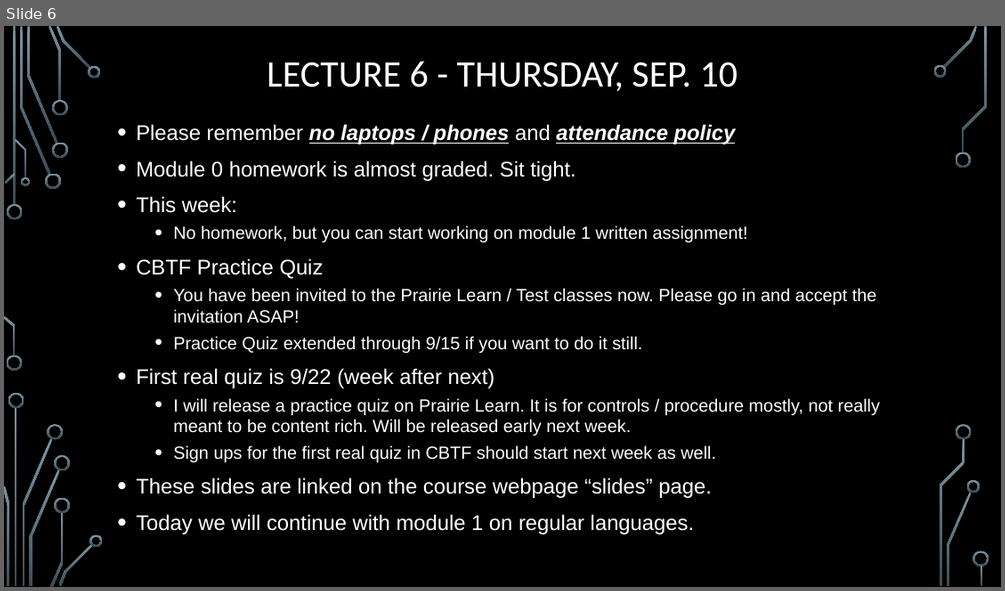
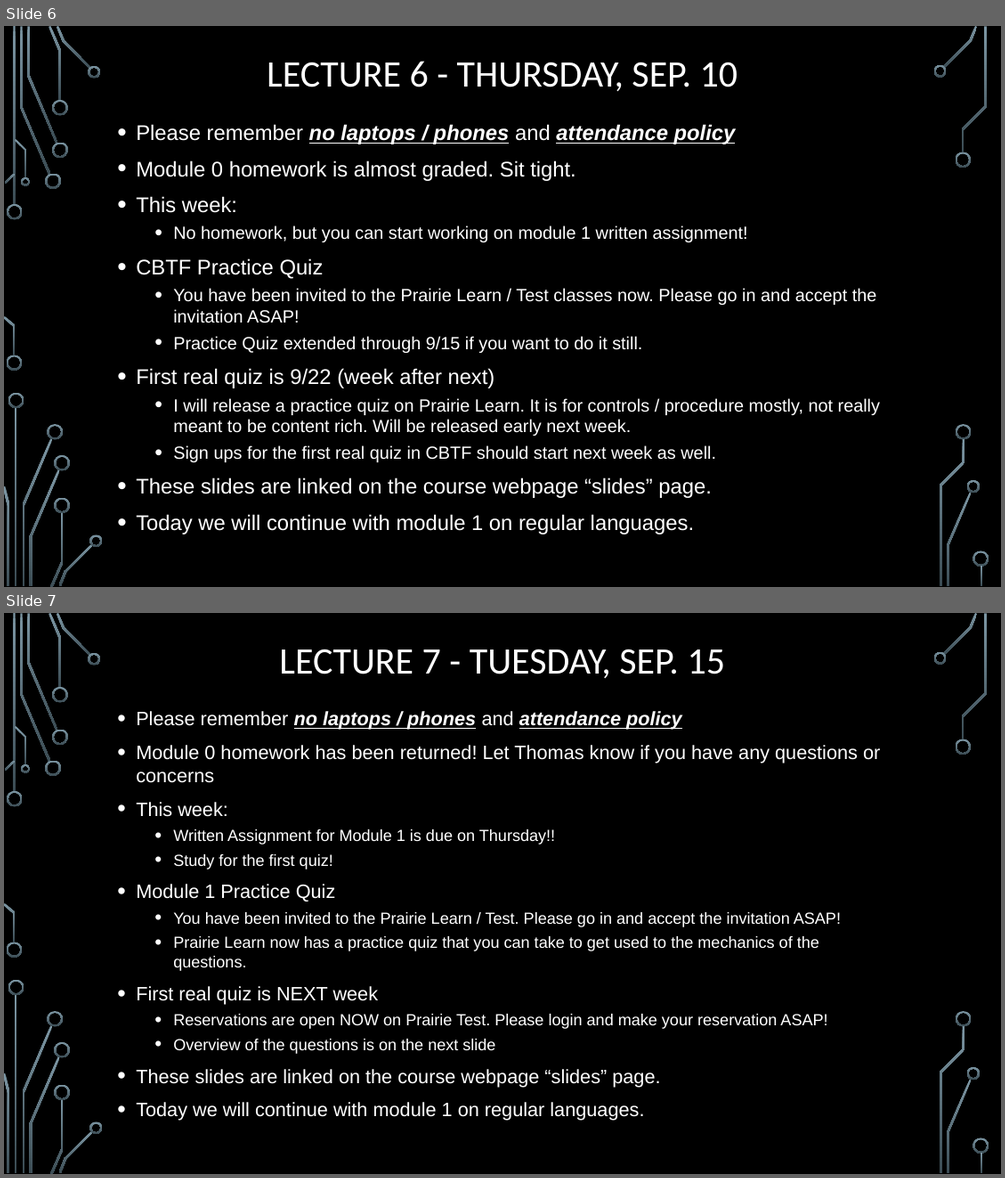
Before and after one commit to markfloryan/dmt2, a slide deck: slides/00-DailyAnnouncements.pptx. Shown one above the other, each under a label of ours: slide 6 before the commit, slides 6 and 7 after it. The pictures are 1005x591 and 1005x1178 pixels, drawn with LibreOffice and Linux fonts; fonts in the diff are those of the drawing; background and template pictures are left out. Boxes give left, top, right and bottom in pixels: in the first picture for what was removed or moved away, otherwise in the second. Text is boxed around its words. In the diff, an @@ line names an element or a change of style, - is before the commit and + after.

```diff
--- a/slides/00-DailyAnnouncements.pptx
+++ b/slides/00-DailyAnnouncements.pptx
@@ slide 7 added at <box>4,613,1001,1174</box>, background picture (left out); not listed: 36 template elements that a slide beside it also shows @@
@@ title added at <box>279,649,726,678</box>, 36 pt, text #FFFFFF @@
+LECTURE 7 - TUESDAY, SEP. 15
@@ text added at <box>136,711,880,1120</box>, 15.5 pt, text #FFFFFF @@
+• Please remember no laptops / phones and attendance policy
+• Module 0 homework has been returned! Let Thomas know if you have any questions or concerns
+• This week:
+  • Written Assignment for Module 1 is due on Thursday!!
+  • Study for the first quiz!
+• Module 1 Practice Quiz
+  • You have been invited to the Prairie Learn / Test. Please go in and accept the invitation ASAP!
+  • Prairie Learn now has a practice quiz that you can take to get used to the mechanics of the questions.
+• First real quiz is NEXT week
+  • Reservations are open NOW on Prairie Test. Please login and make your reservation ASAP!
+  • Overview of the questions is on the next slide
+• These slides are linked on the course webpage “slides” page.
+• Today we will continue with module 1 on regular languages.
```
Also in this commit, not shown: 1 slide changed, 1 other slide added, 1 other file.
